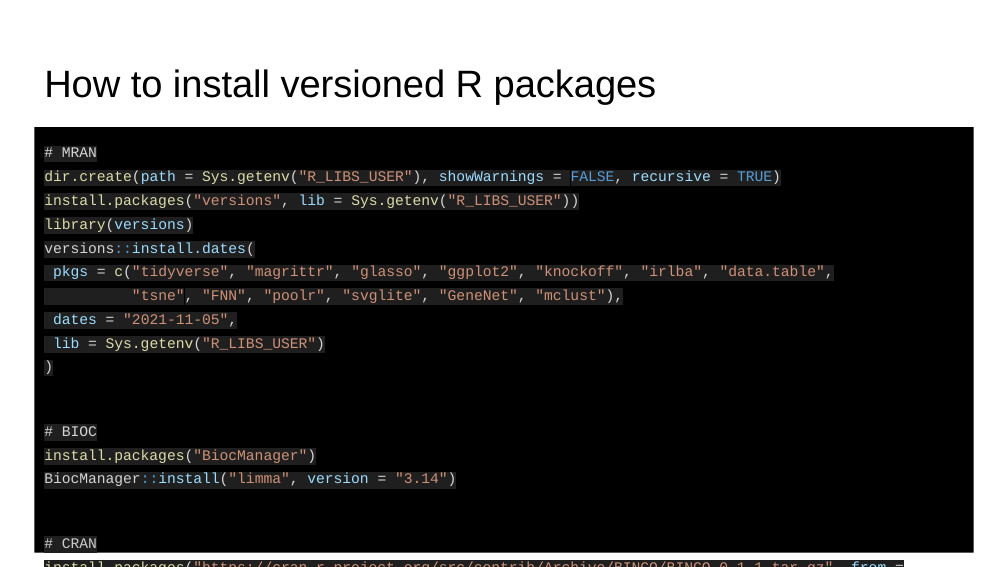
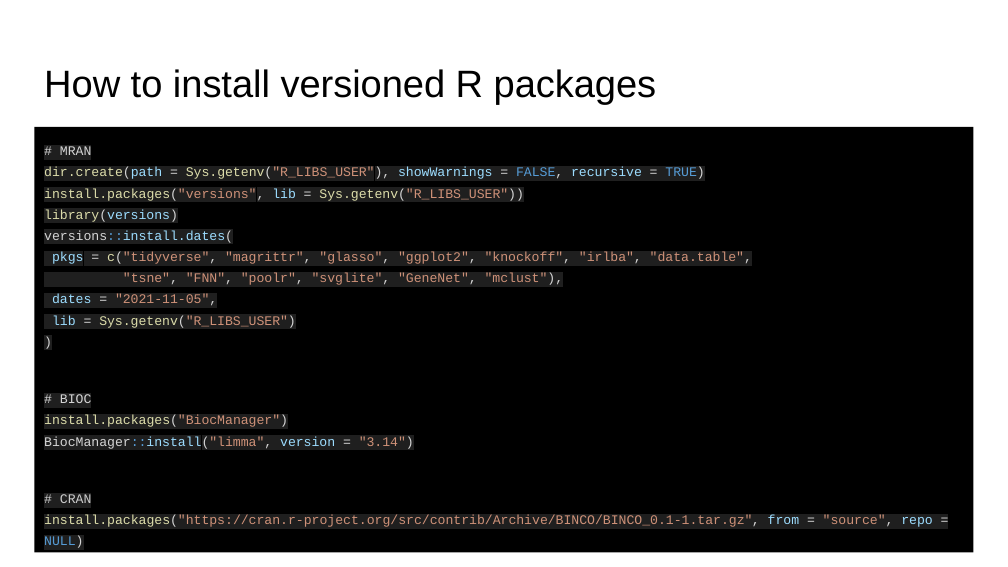
Before and after one commit to ekernf01/battle-lab-guide, a slide deck: slide 9 of reproducibility_tutorial.pptx. Drawn at 1008x567 pixels with LibreOffice and Linux fonts; fonts in the diff are those of the drawing. Boxes give left, top, right and bottom in pixels: in the first picture for what was removed or moved away, otherwise in the second. Text is boxed around its words. In the diff, an @@ line names an element or a change of style, - is before the commit and + after.

```diff
--- a/reproducibility_tutorial.pptx
+++ b/reproducibility_tutorial.pptx
@@ rectangle "# MRAN" at (34,127,974,552): size 10.5 to 9.3 pt @@
```
Also in this commit, not shown: 4 other slides changed.
